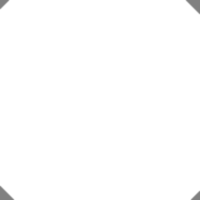
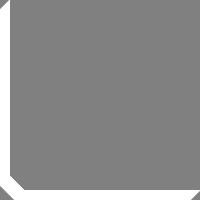
Layered file, before and after one edit (200 × 200). Changes by layer:
painted on "Shadow" over [0, 0, 200, 200]
